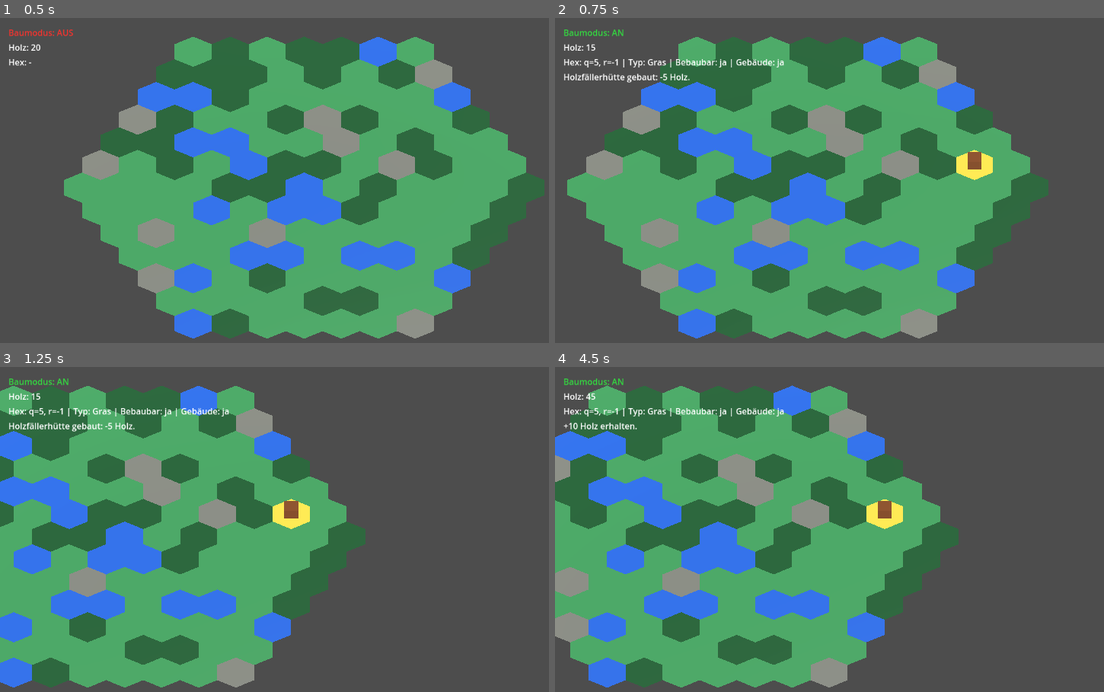
Above: before the commit, frames 1-4 (two rows, left to right).
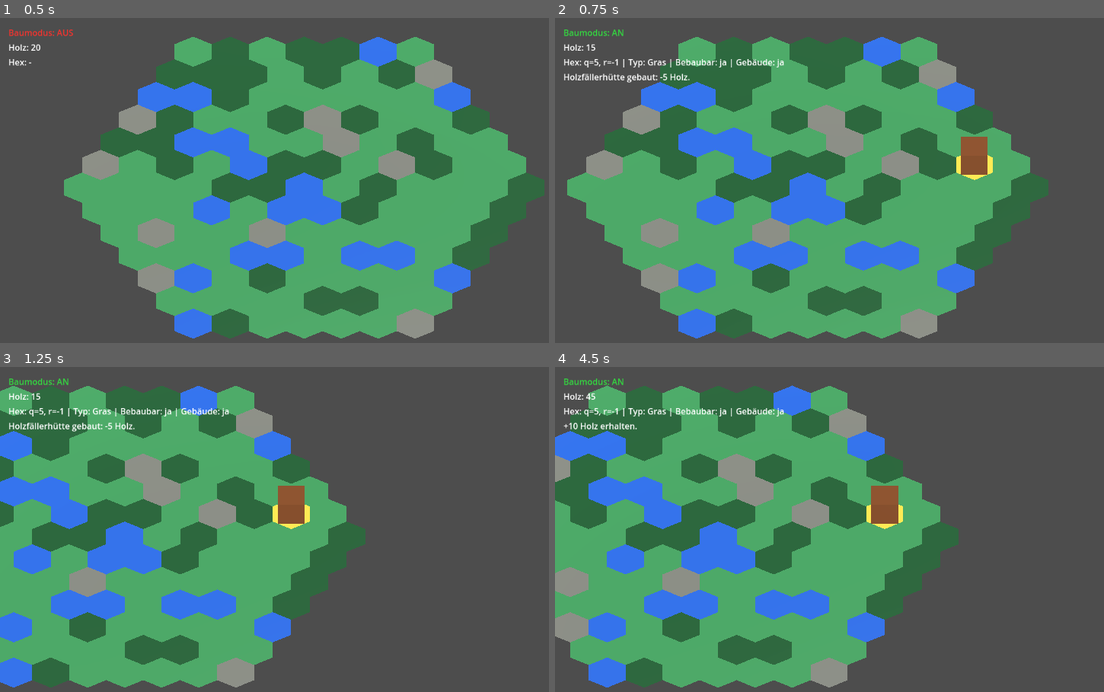
Above: after the commit, the same moments.

Repository: Ranu4922/CodexGame
Game: Godot game, scene res://scenes/Main.tscn
The game is run twice, just before and just after one commit, with the same random seed, the same clock (stepped at 60 frames per second) and the same inputs.
Inputs (mouse positions are in pixels of both pictures, inside the frame that each line leads up to):
- Up to frame 1 (0.5 s): no input
- Up to frame 2 (0.75 s): tap Enter at 0.5 s; move the mouse to (994, 170) at 0.52 s; hold D from 0.53 s (still down); tap B at 0.6 s; click (994, 170) at 0.67 s
- Up to frame 3 (1.25 s): keep holding D
- Up to frame 4 (4.5 s): move the mouse to (736, 555) at 1.27 s; release D at 1.28 s; hold S 1.28-2.03 s; tap R at 1.35, 2.85, 4.35 s; move the mouse to (917, 461) at 2.02 s; hold D 2.03-2.78 s; tap B at 2.1, 3.6 s; move the mouse to (829, 607) at 2.77 s; hold W 2.78-3.53 s; click (829, 607) at 2.92 s; move the mouse to (1043, 588) at 3.52 s; hold A from 3.53 s (still down); move the mouse to (675, 487) at 4.27 s

Frame 1 is identical in both runs. In frame 2, 0.4% of the frame differs, in the area x 73-79%, y 36-49%; in frame 3, 0.4%; in frame 4, 0.5%, in the area x 57-63%, y 36-49%.

Commit message:
Increase lumberjack hut placeholder size

Diff:
--- a/scripts/hex_grid.gd
+++ b/scripts/hex_grid.gd
@@ -195,11 +195,12 @@
 	var marker := MeshInstance3D.new()
 	marker.name = "Holzfaellerhuette"
 
+	var marker_size := hex_size * 1.25
 	var mesh := BoxMesh.new()
-	mesh.size = Vector3(0.65, 0.55, 0.65)
+	mesh.size = Vector3(marker_size, marker_size, marker_size)
 	marker.mesh = mesh
 	marker.material_override = building_material
-	marker.position = Vector3(0.0, tile_height + 0.28, 0.0)
+	marker.position = Vector3(0.0, tile_height + marker_size * 0.5, 0.0)
 
 	tile.add_child(marker)
 	tile.set_meta("has_building", true)
